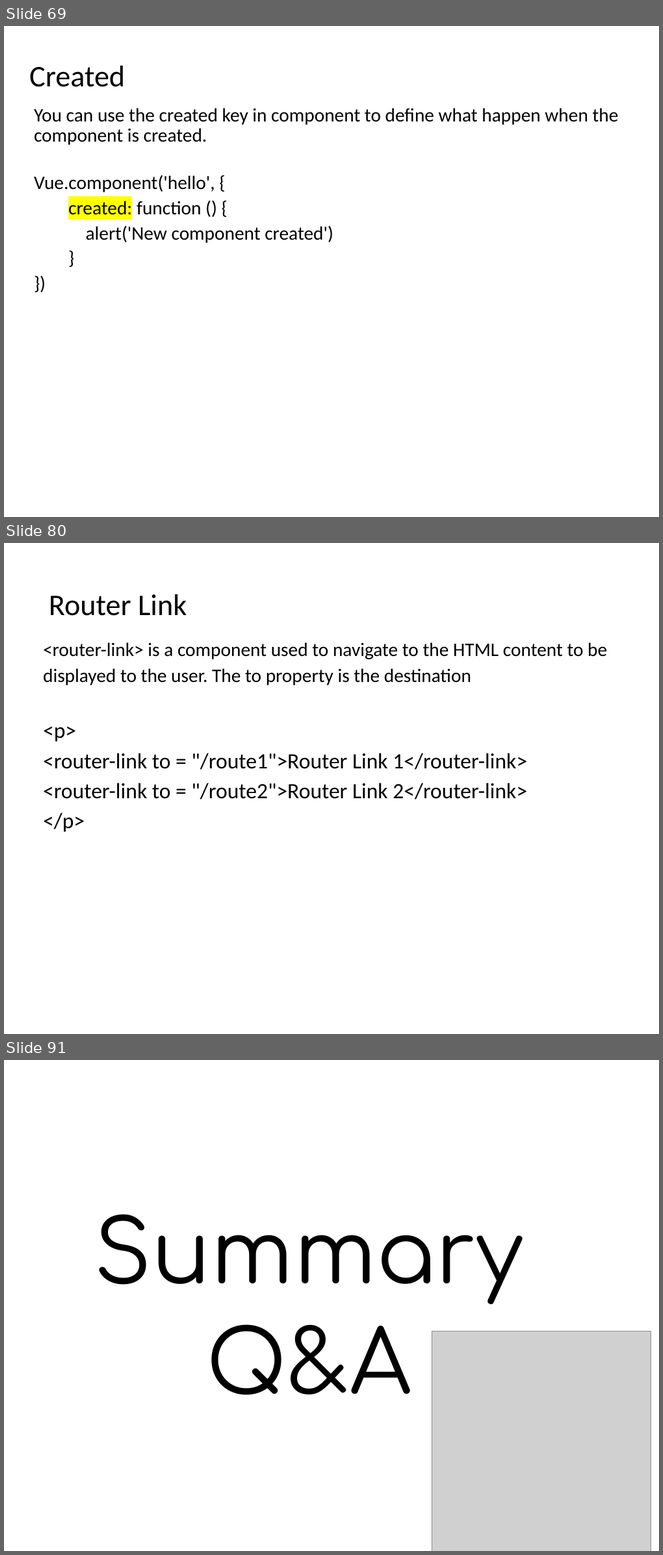
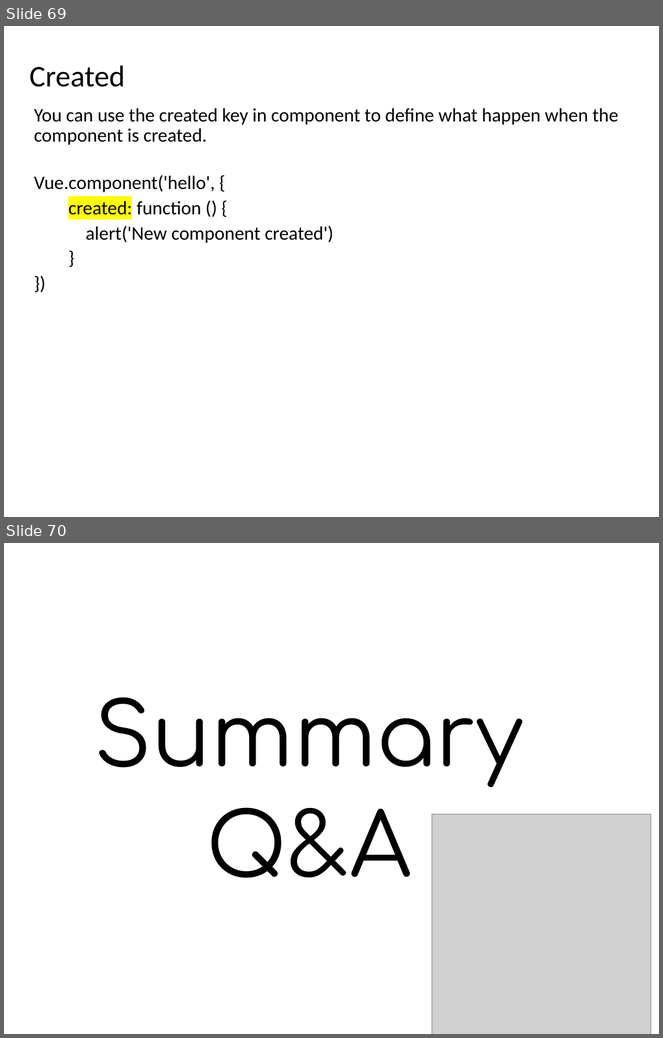
Before and after one commit to auzadventure/vue-beginner, a slide deck: SG - Lionel - Vue.js Essential Training - v2.pptx. Shown one above the other, each under a label of ours: slides 69, 80 and 91 before the commit, slides 69 and 70 after it; the slides between them are not shown. The pictures are 663x1555 and 663x1038 pixels, drawn with LibreOffice and Linux fonts; fonts in the diff are those of the drawing; grey boxes stand for pictures. Boxes give left, top, right and bottom in pixels: in the first picture for what was removed or moved away, otherwise in the second. Text is boxed around its words. In the diff, an @@ line names an element or a change of style, - is before the commit and + after.

```diff
--- a/SG - Lionel - Vue.js Essential Training - v2.pptx
+++ b/SG - Lionel - Vue.js Essential Training - v2.pptx
@@ slide 80 removed at (x1=4, y1=543, x2=659, y2=1034), background #FFFFFF @@
@@ title removed at (x1=49, y1=594, x2=187, y2=616) @@
-Router Link
@@ text removed at (x1=43, y1=642, x2=607, y2=832) @@
-<router-link> is a component used to navigate to the HTML content to be displayed to the user. The to property is the destination
-<p>
-<router-link to = "/route1">Router Link 1</router-link>
-<router-link to = "/route2">Router Link 2</router-link>
-</p>
@@ what was slide 91 is now slide 70 @@
```
Also in this commit, not shown: 1 slide changed, 20 other slides removed, 13 other files.
